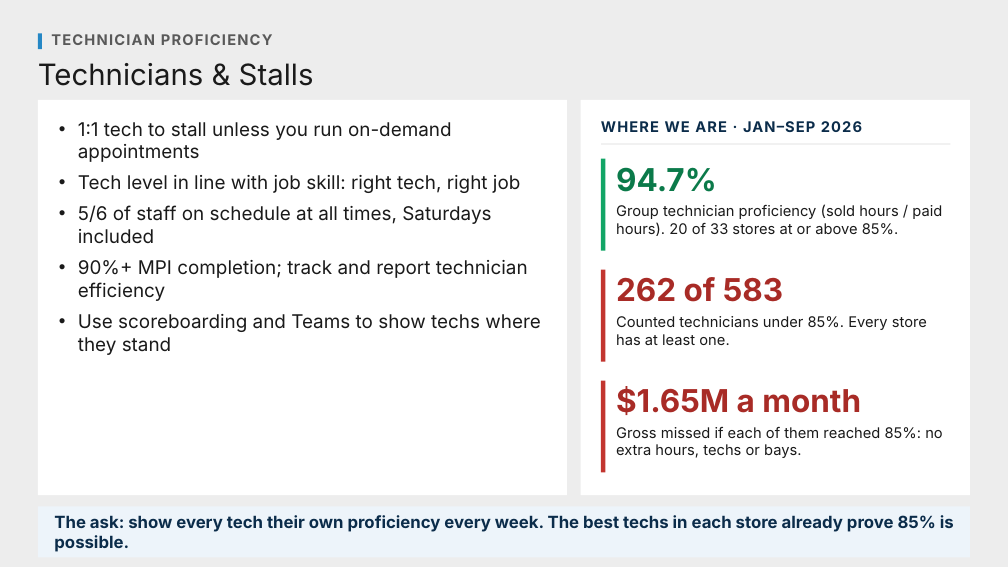
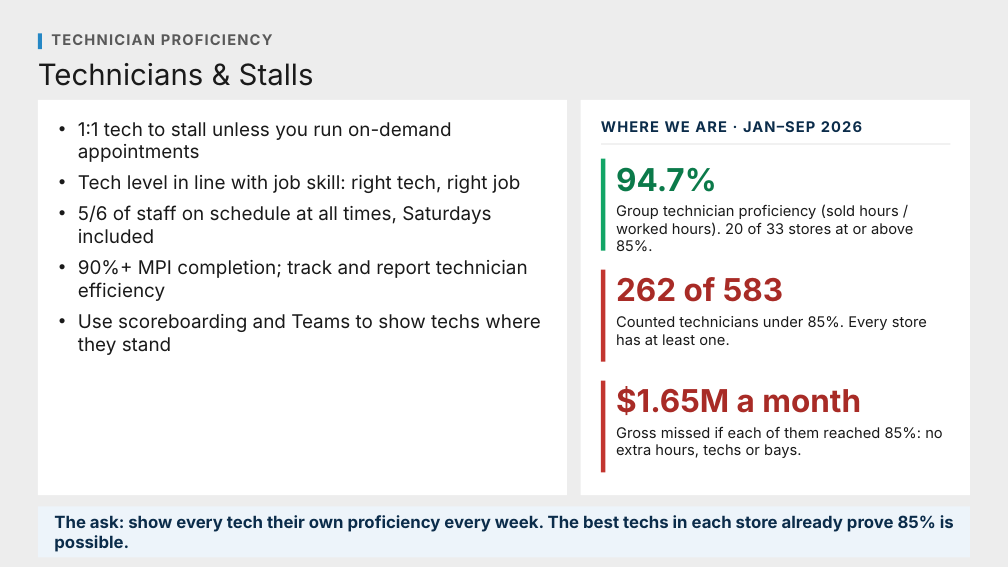
Before and after one commit to Ndresner/Noah, a slide deck: slide 134 of day2-deck/decks/Fixed Ops - Day 2 Example Test Deck.pptx. Drawn at 1008x567 pixels with LibreOffice and Linux fonts; fonts in the diff are those of the drawing. Boxes give left, top, right and bottom in pixels: in the first picture for what was removed or moved away, otherwise in the second. Text is boxed around its words. In the diff, an @@ line names an element or a change of style, - is before the commit and + after.

```diff
--- a/day2-deck/decks/Fixed Ops - Day 2 Example Test Deck.pptx
+++ b/day2-deck/decks/Fixed Ops - Day 2 Example Test Deck.pptx
@@ text at <box>616,204,913,251</box>: text changed @@
-Group technician proficiency (sold hours / paid hours). 20 of 33 stores at or above 85%.
+Group technician proficiency (sold hours / worked hours). 20 of 33 stores at or above 85%.
```
Also in this commit, not shown: 4 other slides changed, 5 slides removed, 17 other files.
